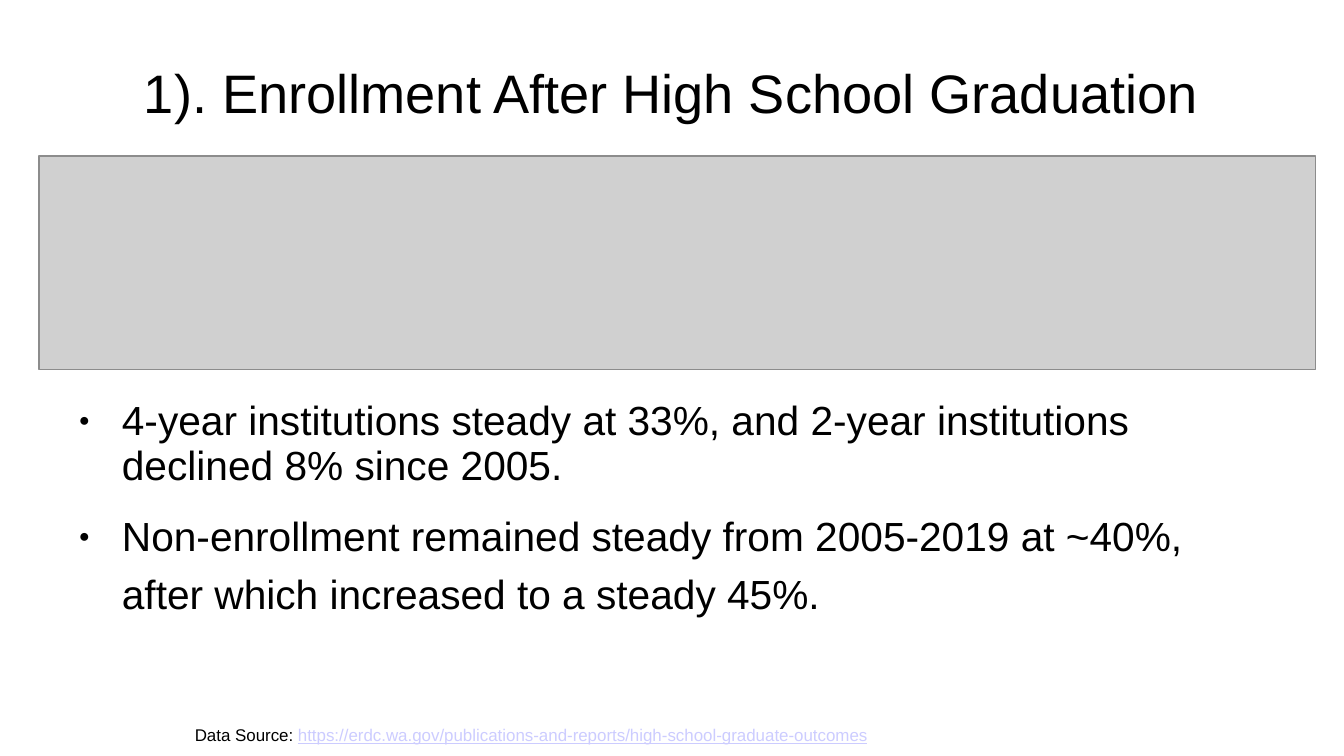
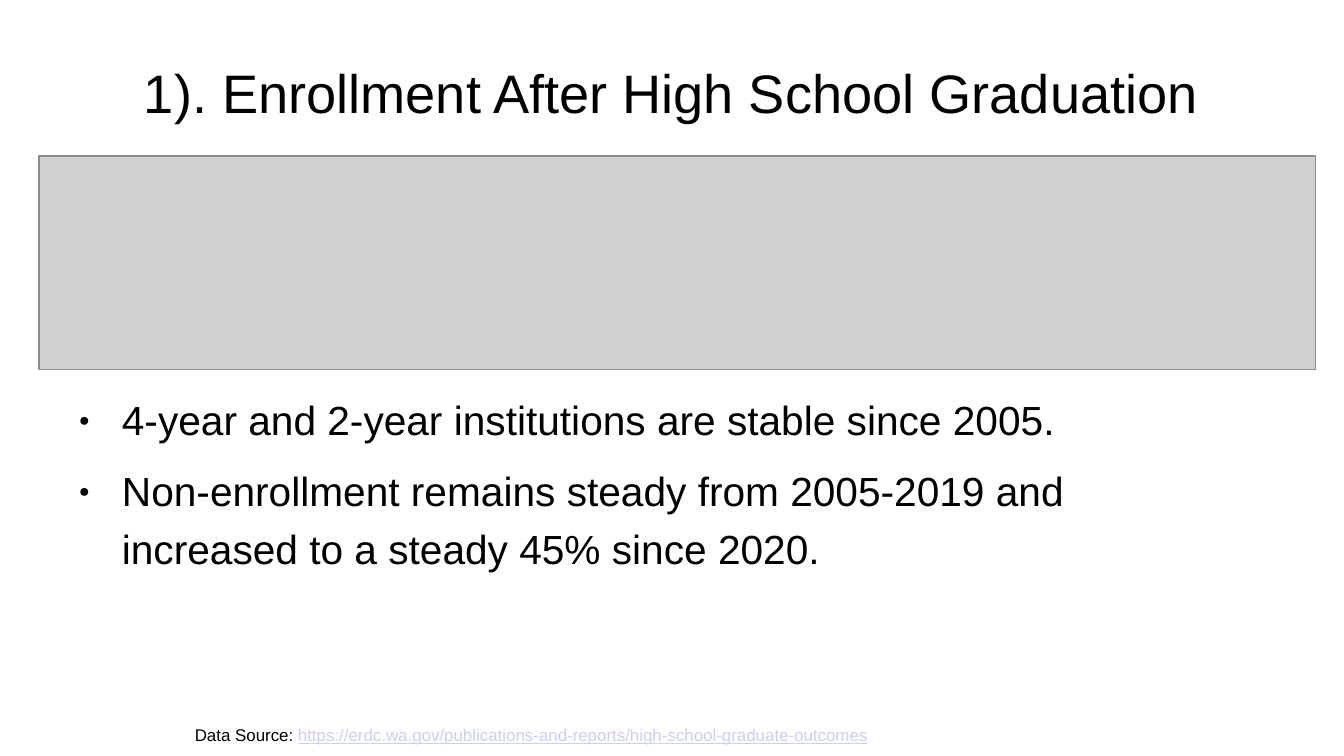
Before and after one commit to sdf5y/OSU_Project, a slide deck: slide 3 of V2/Task_1_Presentation.ppt. Drawn at 1344x756 pixels with LibreOffice and Linux fonts; fonts in the diff are those of the drawing; grey boxes stand for pictures. Boxes give left, top, right and bottom in pixels: in the first picture for what was removed or moved away, otherwise in the second. Text is boxed around its words. In the diff, an @@ line names an element or a change of style, - is before the commit and + after.

```diff
--- a/V2/Task_1_Presentation.ppt
+++ b/V2/Task_1_Presentation.ppt
@@ text at (122,405,1064,571): text changed @@
-● 4-year institutions steady at 33%, and 2-year institutions declined 8% since 2005.
-● Non-enrollment remained steady from 2005-2019 at ~40%, after which increased to a steady 45%.
+● 4-year and 2-year institutions are stable since 2005.
+● Non-enrollment remains steady from 2005-2019 and increased to a steady 45% since 2020.
```
Also in this commit, not shown: 5 other slides changed, 1 other file.
